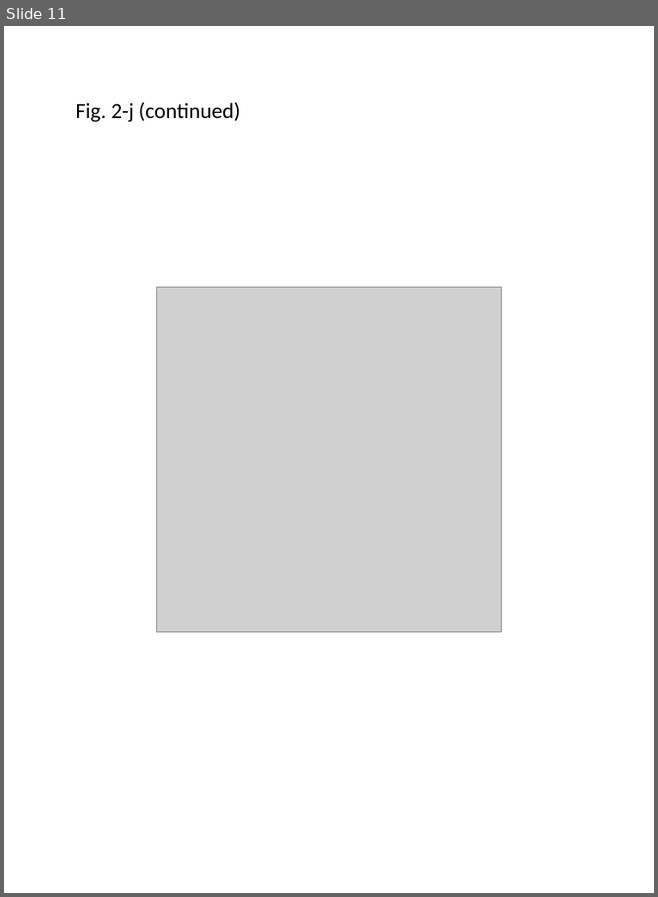
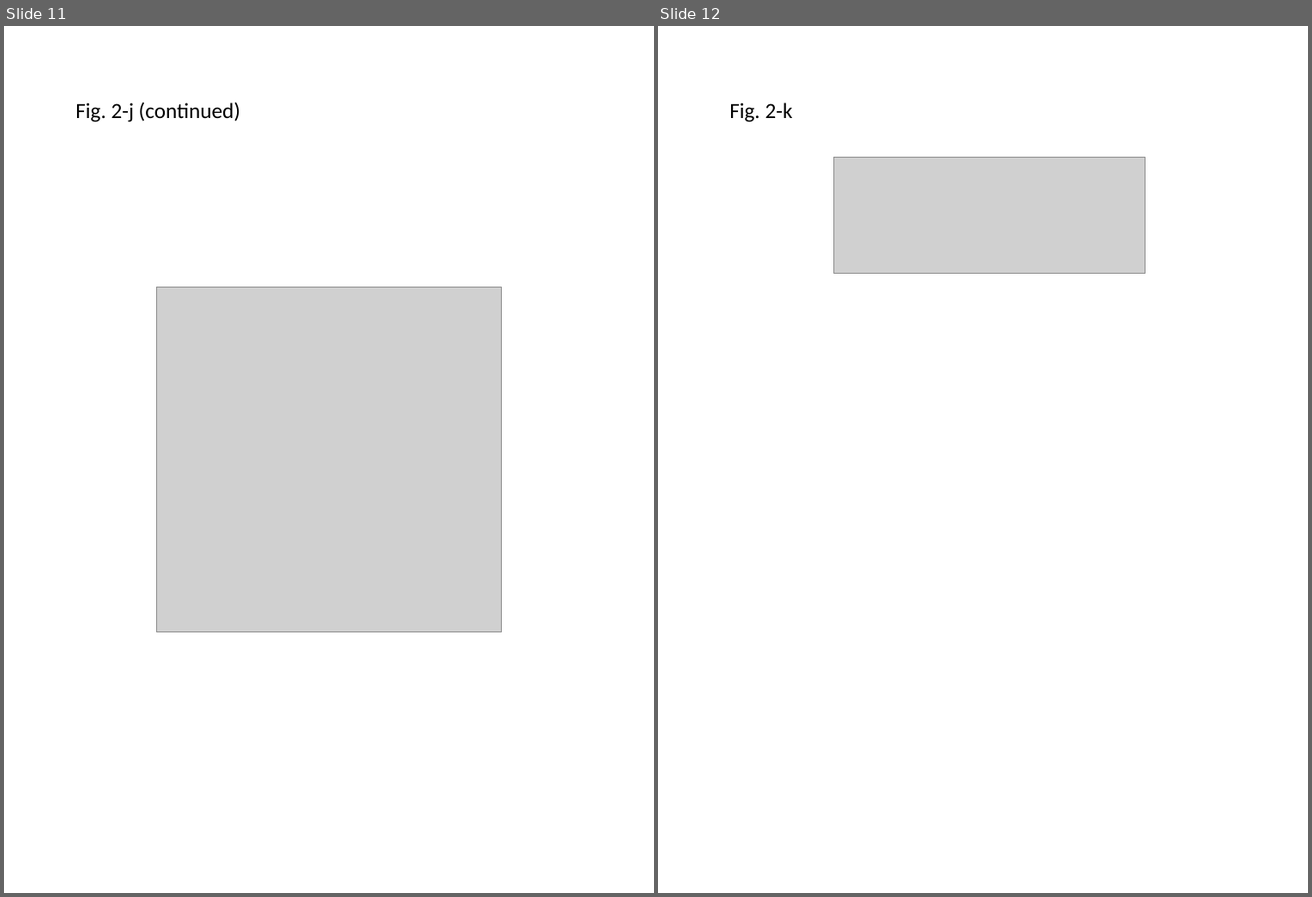
Before and after one commit to mdchambers/dissertation, a slide deck: ch2_groucho.figures/ch2_groucho.figures.pptx. Shown side by side, each under a label of ours: slide 11 before the commit, slides 11 and 12 after it. The pictures are 658x897 and 1312x897 pixels, drawn with LibreOffice and Linux fonts; fonts in the diff are those of the drawing; grey boxes stand for pictures. Boxes give left, top, right and bottom in pixels: in the first picture for what was removed or moved away, otherwise in the second. Text is boxed around its words. In the diff, an @@ line names an element or a change of style, - is before the commit and + after.

```diff
--- a/ch2_groucho.figures/ch2_groucho.figures.pptx
+++ b/ch2_groucho.figures/ch2_groucho.figures.pptx
@@ slide 12 added at (x1=658, y1=26, x2=1308, y2=893), background #FFFFFF @@
@@ text added at (x1=729, y1=103, x2=793, y2=122), 18 pt, text #000000 @@
+Fig. 2-k
@@ picture added at (x1=834, y1=157, x2=1145, y2=273) @@
```
Also in this commit, not shown: 4 other files.
